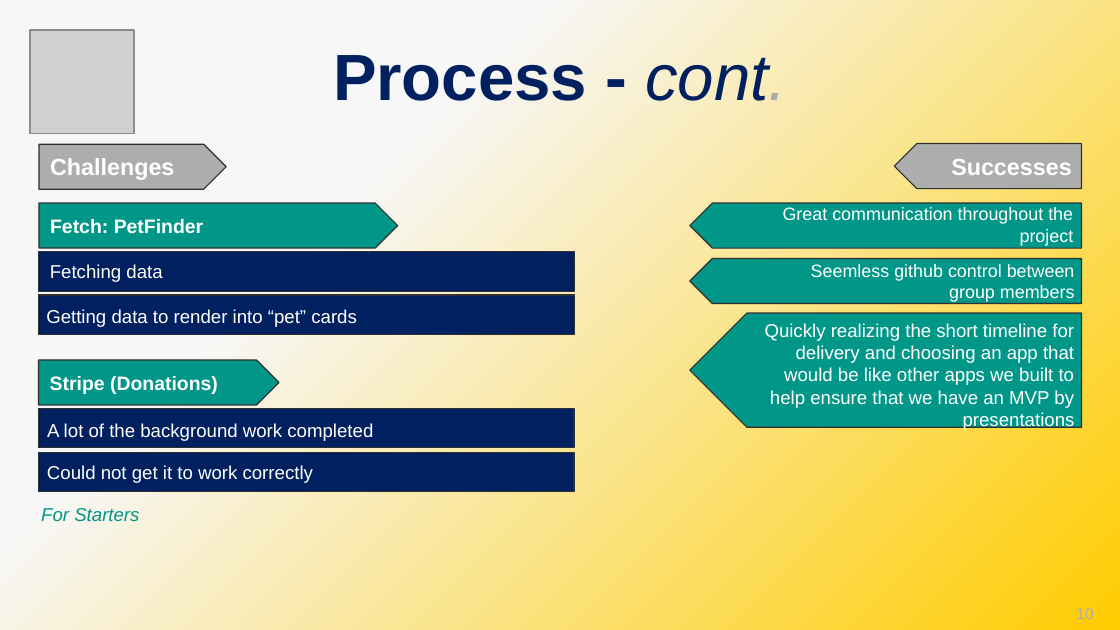
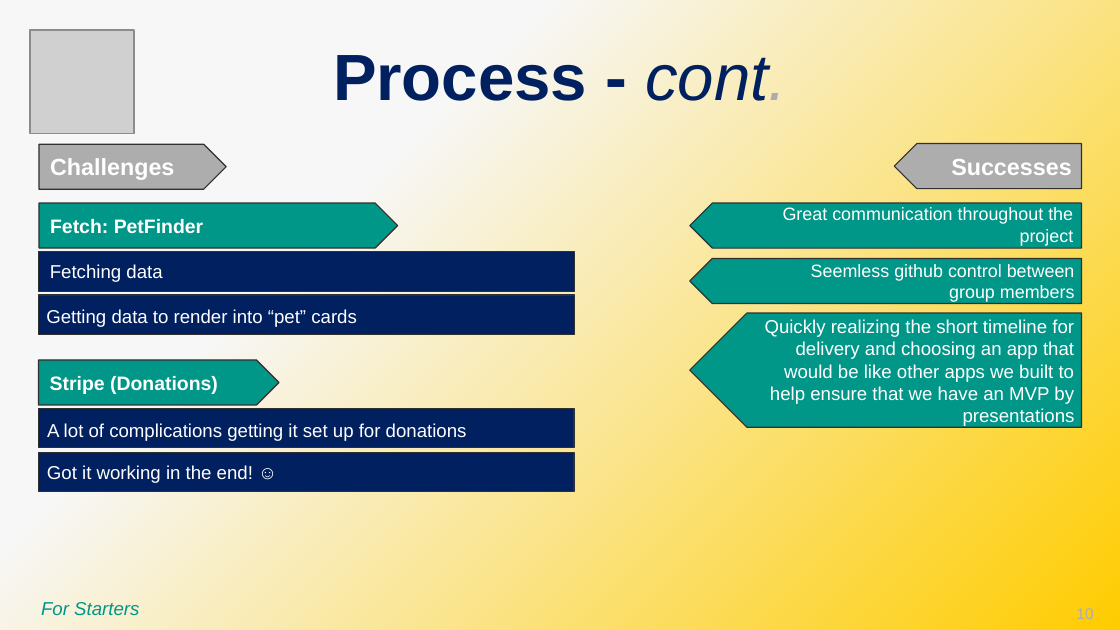
Before and after one commit to adamgmcfadden/Bark-Side-of-the-Moon, a slide deck: slide 10 of extras/PP presentation.pptx. Drawn at 1120x630 pixels with LibreOffice and Linux fonts; fonts in the diff are those of the drawing; grey boxes stand for pictures. Boxes give left, top, right and bottom in pixels: in the first picture for what was removed or moved away, otherwise in the second. Text is boxed around its words. In the diff, an @@ line names an element or a change of style, - is before the commit and + after.

```diff
--- a/extras/PP presentation.pptx
+++ b/extras/PP presentation.pptx
@@ text "Quickly realizing the short timeline ...": place and size @@
-text "Quickly realizing the short timeline ..." at (765, 323, 1075, 431)
+text "Quickly realizing the short timeline ..." at (765, 319, 1075, 426)
@@ text at (47, 423, 467, 441): text changed @@
-A lot of the background work completed
+A lot of complications getting it set up for donations
@@ text at (47, 465, 253, 483): text changed @@
-Could not get it to work correctly
+Got it working in the end! ☺
@@ text "For Starters": place and size @@
-text "For Starters" at (41, 508, 139, 522)
+text "For Starters" at (41, 602, 139, 616)
```
Also in this commit, not shown: 5 other slides changed, 1 other file.
